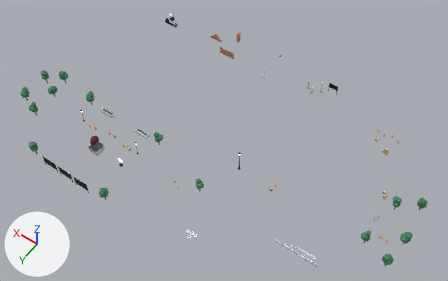
Before and after pictures for a commit that changed the Blender file assets/blender/outside.blend.
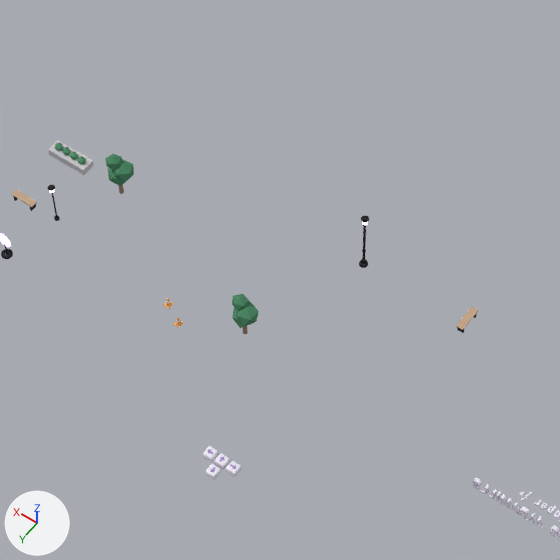
Each version is shown whole from a 50 mm camera at (-20.2, 34.1, 77.7) aimed at (14.8, -14.8, 0.7), then close up on the part from 27% to 68% of the width and 29% to 95% of the height. Lighting does not change. The marker at lower left points along +X, +Y and +Z. The last two pictures show the newer version.

The first close-up shows 'Planter_0_Box', 'Tree_10' and 29 more.
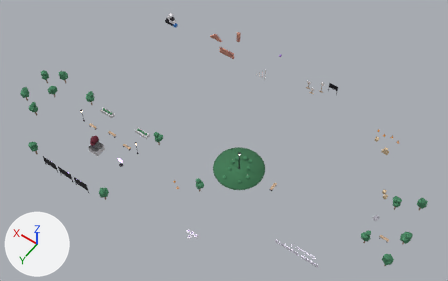
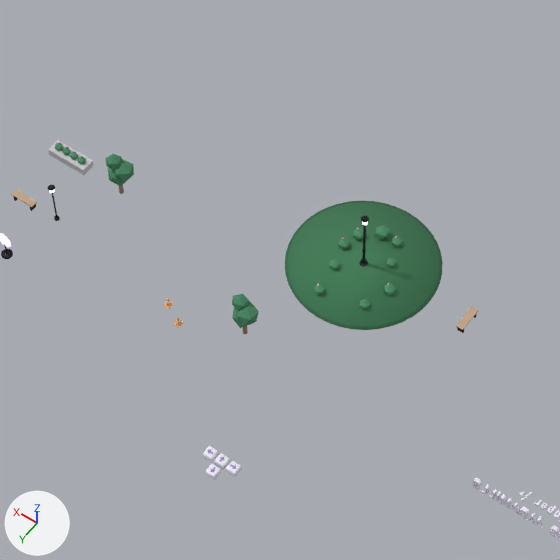
Location of each change, (x1, y1, x2, y2) in pixels of the close-ups (560 x 560 px):
'CrossroadsGreen_Grass', added (dark green)
    after: (288, 203, 440, 327)
'CrossroadsGreen_Edge', added
    after: (285, 201, 443, 330)
'CrossroadsGreen_Bush7', added
    after: (375, 225, 390, 240)
'CrossroadsGreen_Bush4', added
    after: (384, 284, 396, 296)
'CrossroadsGreen_Bush8', added
    after: (352, 228, 363, 240)
'CrossroadsGreen_Bush0', added
    after: (338, 238, 350, 250)
'CrossroadsGreen_Bush3', added
    after: (359, 299, 370, 310)
'CrossroadsGreen_Bush2', added
    after: (314, 284, 325, 295)
'CrossroadsGreen_Bush6', added
    after: (392, 237, 402, 247)
'CrossroadsGreen_Bush1', added
    after: (329, 259, 340, 270)
'CrossroadsGreen_Bush5', added
    after: (386, 258, 396, 268)

The change, as a diff of the scene's bpy script:
```diff
--- a/assets/blender/outside.blend.py
+++ b/assets/blender/outside.blend.py
@@ ob_crossroadsgreen_bush8 @@
+ob_crossroadsgreen_bush8 = bpy.data.objects.new('CrossroadsGreen_Bush8', me_crossroadsbush)  # an icosphere of 20 faces spanning x -0.89..0.89, y -0.85..0.85, z -1.0..1.0; in mat_crossroadsbush (green #4b8e65)
+ob_crossroadsgreen_bush8.parent = ob_crossroadsgreen
+ob_crossroadsgreen_bush8.location = (1.152, -1.219, 0.307)
+ob_crossroadsgreen_bush8.scale = (0.362, 0.362, 0.29)
@@ ob_crossroadsgreen @@
+ob_crossroadsgreen = bpy.data.objects.new('CrossroadsGreen', None)
+ob_crossroadsgreen.parent = ob_outside
+ob_crossroadsgreen.location = (10.1, -12.3, -0.12)
@@ ob_crossroadsgreen_bush7 @@
+ob_crossroadsgreen_bush7 = bpy.data.objects.new('CrossroadsGreen_Bush7', me_crossroadsbush)  # an icosphere of 20 faces spanning x -0.89..0.89, y -0.85..0.85, z -1.0..1.0; in mat_crossroadsbush (green #4b8e65)
+ob_crossroadsgreen_bush7.parent = ob_crossroadsgreen
+ob_crossroadsgreen_bush7.location = (0.213, -1.991, 0.338)
+ob_crossroadsgreen_bush7.scale = (0.414, 0.414, 0.331)
@@ ob_crossroadsgreen_bush6 @@
+ob_crossroadsgreen_bush6 = bpy.data.objects.new('CrossroadsGreen_Bush6', me_crossroadsbush)  # an icosphere of 20 faces spanning x -0.89..0.89, y -0.85..0.85, z -1.0..1.0; in mat_crossroadsbush (green #4b8e65)
+ob_crossroadsgreen_bush6.parent = ob_crossroadsgreen
+ob_crossroadsgreen_bush6.location = (-0.711, -1.962, 0.275)
+ob_crossroadsgreen_bush6.scale = (0.308, 0.308, 0.246)
@@ ob_crossroadsgreen_bush5 @@
+ob_crossroadsgreen_bush5 = bpy.data.objects.new('CrossroadsGreen_Bush5', me_crossroadsbush)  # an icosphere of 20 faces spanning x -0.89..0.89, y -0.85..0.85, z -1.0..1.0; in mat_crossroadsbush (green #4b8e65)
+ob_crossroadsgreen_bush5.parent = ob_crossroadsgreen
+ob_crossroadsgreen_bush5.location = (-1.199, -0.731, 0.26)
+ob_crossroadsgreen_bush5.scale = (0.283, 0.283, 0.226)
@@ ob_crossroadsgreen_bush4 @@
+ob_crossroadsgreen_bush4 = bpy.data.objects.new('CrossroadsGreen_Bush4', me_crossroadsbush)  # an icosphere of 20 faces spanning x -0.89..0.89, y -0.85..0.85, z -1.0..1.0; in mat_crossroadsbush (green #4b8e65)
+ob_crossroadsgreen_bush4.parent = ob_crossroadsgreen
+ob_crossroadsgreen_bush4.location = (-2.064, 0.718, 0.293)
+ob_crossroadsgreen_bush4.scale = (0.338, 0.338, 0.27)
@@ ob_crossroadsgreen_bush3 @@
+ob_crossroadsgreen_bush3 = bpy.data.objects.new('CrossroadsGreen_Bush3', me_crossroadsbush)  # an icosphere of 20 faces spanning x -0.89..0.89, y -0.85..0.85, z -1.0..1.0; in mat_crossroadsbush (green #4b8e65)
+ob_crossroadsgreen_bush3.parent = ob_crossroadsgreen
+ob_crossroadsgreen_bush3.location = (-1.543, 2.163, 0.269)
+ob_crossroadsgreen_bush3.scale = (0.299, 0.299, 0.239)
@@ ob_crossroadsgreen_bush2 @@
+ob_crossroadsgreen_bush2 = bpy.data.objects.new('CrossroadsGreen_Bush2', me_crossroadsbush)  # an icosphere of 20 faces spanning x -0.89..0.89, y -0.85..0.85, z -1.0..1.0; in mat_crossroadsbush (green #4b8e65)
+ob_crossroadsgreen_bush2.parent = ob_crossroadsgreen
+ob_crossroadsgreen_bush2.location = (0.797, 2.754, 0.27)
+ob_crossroadsgreen_bush2.scale = (0.301, 0.301, 0.241)
@@ ob_crossroadsgreen_bush1 @@
+ob_crossroadsgreen_bush1 = bpy.data.objects.new('CrossroadsGreen_Bush1', me_crossroadsbush)  # an icosphere of 20 faces spanning x -0.89..0.89, y -0.85..0.85, z -1.0..1.0; in mat_crossroadsbush (green #4b8e65)
+ob_crossroadsgreen_bush1.parent = ob_crossroadsgreen
+ob_crossroadsgreen_bush1.location = (1.079, 1.05, 0.267)
+ob_crossroadsgreen_bush1.scale = (0.296, 0.296, 0.237)
@@ ob_crossroadsgreen_bush0 @@
+ob_crossroadsgreen_bush0 = bpy.data.objects.new('CrossroadsGreen_Bush0', me_crossroadsbush)  # an icosphere of 20 faces spanning x -0.89..0.89, y -0.85..0.85, z -1.0..1.0; in mat_crossroadsbush (green #4b8e65)
+ob_crossroadsgreen_bush0.parent = ob_crossroadsgreen
+ob_crossroadsgreen_bush0.location = (1.42, -0.281, 0.291)
+ob_crossroadsgreen_bush0.scale = (0.335, 0.335, 0.268)
@@ ob_crossroadsgreen_grass @@
+ob_crossroadsgreen_grass = bpy.data.objects.new('CrossroadsGreen_Grass', me_crossroadsgreen_grass)  # a 40-sided cylinder along z spanning x -3.85..3.85, y -3.85..3.85, z 0.05..0.09; in mat_crossroadsgrass (dark green #3f7c55)
+ob_crossroadsgreen_grass.parent = ob_crossroadsgreen
+ob_crossroadsgreen_grass.location = (0.0, 0.0, 0.0)
@@ ob_crossroadsgreen_edge @@
+ob_crossroadsgreen_edge = bpy.data.objects.new('CrossroadsGreen_Edge', me_crossroadsgreen_edge)  # a 40-sided cylinder along z spanning x -4.0..4.0, y -4.0..4.0, z 0.0..0.06; in mat_crossroadsedge (dark green #386c4b)
+ob_crossroadsgreen_edge.parent = ob_crossroadsgreen
+ob_crossroadsgreen_edge.location = (0.0, 0.0, 0.0)
```
